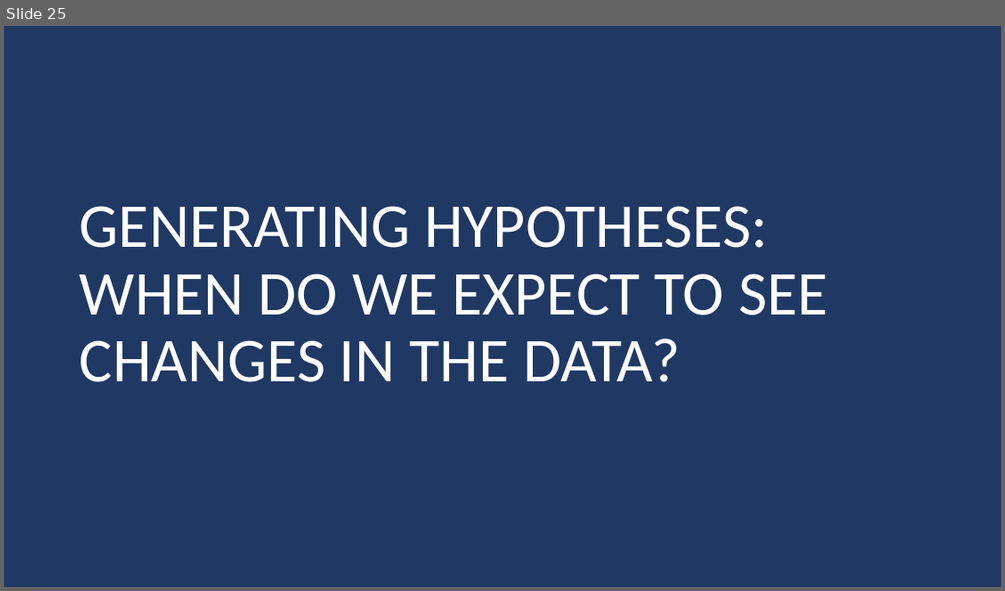
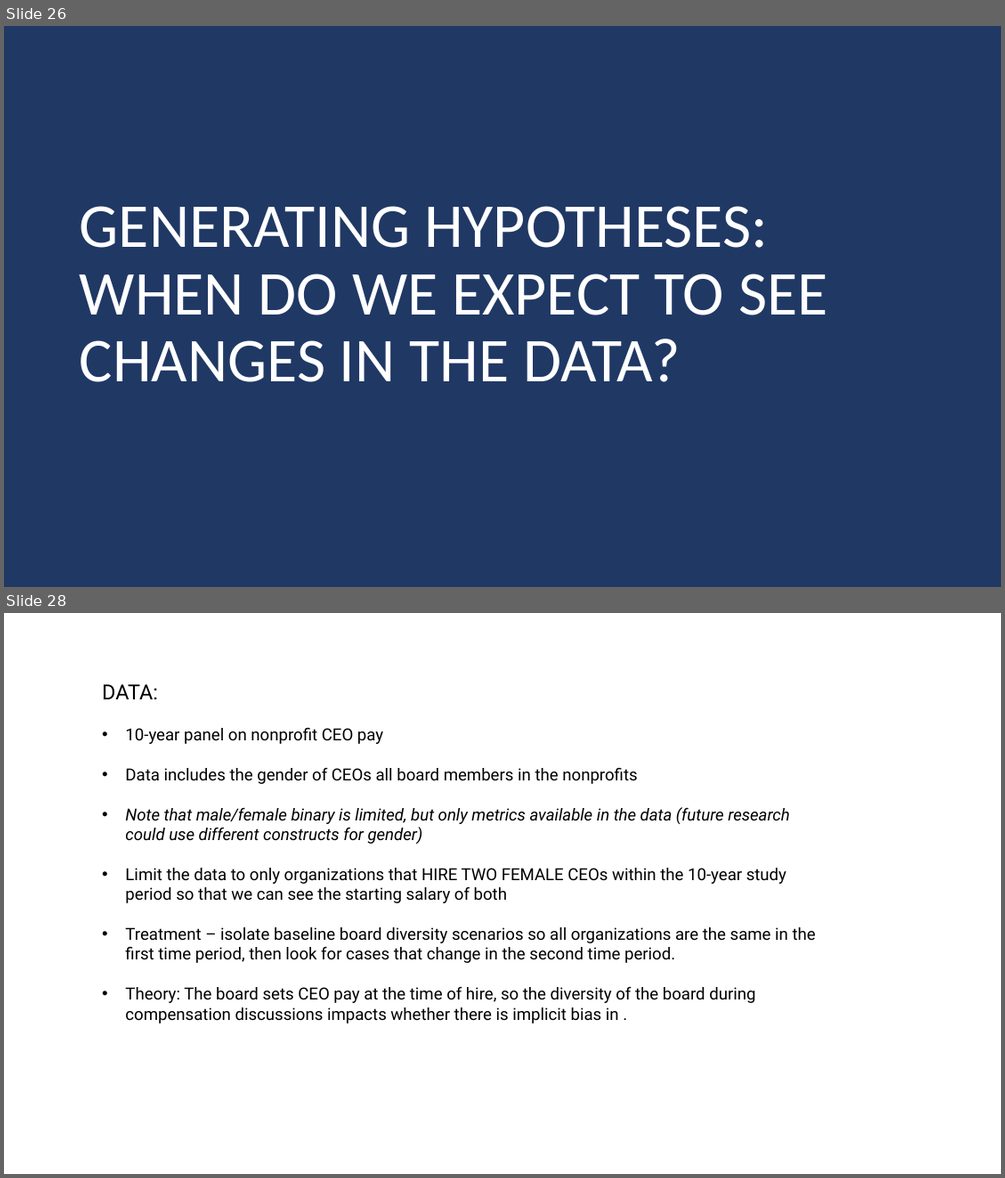
Before and after one commit to DS4PS/cpp-524-sum-2020, a slide deck: lectures/p-04-diagram-your-research-design.pptx. Shown one above the other, each under a label of ours: slide 25 before the commit, slides 26 and 28 after it; the slides between them are not shown. The pictures are 1005x591 and 1005x1178 pixels, drawn with LibreOffice and Linux fonts; fonts in the diff are those of the drawing. Boxes give left, top, right and bottom in pixels: in the first picture for what was removed or moved away, otherwise in the second. Text is boxed around its words. In the diff, an @@ line names an element or a change of style, - is before the commit and + after.

Commit message:
update research design

```diff
--- a/lectures/p-04-diagram-your-research-design.pptx
+++ b/lectures/p-04-diagram-your-research-design.pptx
@@ slide 28 added at [4,613,1001,1174], background #FFFFFF @@
@@ text added at [102,684,816,1023], 16 pt, text #000000 @@
+DATA:
+• 10-year panel on nonprofit CEO pay
+• Data includes the gender of CEOs all board members in the nonprofits
+• Note that male/female binary is limited, but only metrics available in the data (future research could use different constructs for gender)
+• Limit the data to only organizations that HIRE TWO FEMALE CEOs within the 10-year study period so that we can see the starting salary of both
+• Treatment – isolate baseline board diversity scenarios so all organizations are the same in the first time period, then look for cases that change in the second time period.
+• Theory: The board sets CEO pay at the time of hire, so the diversity of the board during compensation discussions impacts whether there is implicit bias in .
@@ what was slide 25 is now slide 26 @@
```
Also in this commit, not shown: 6 slides changed, 11 other slides added.
